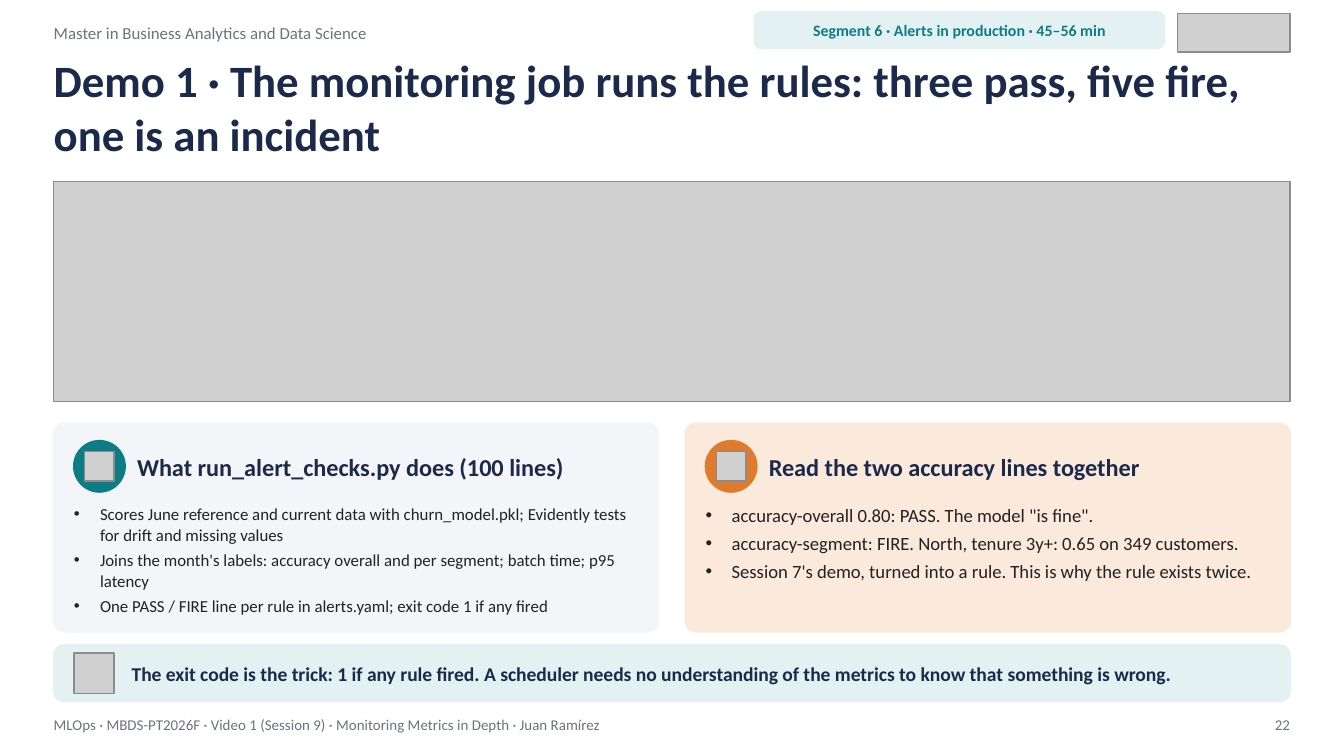
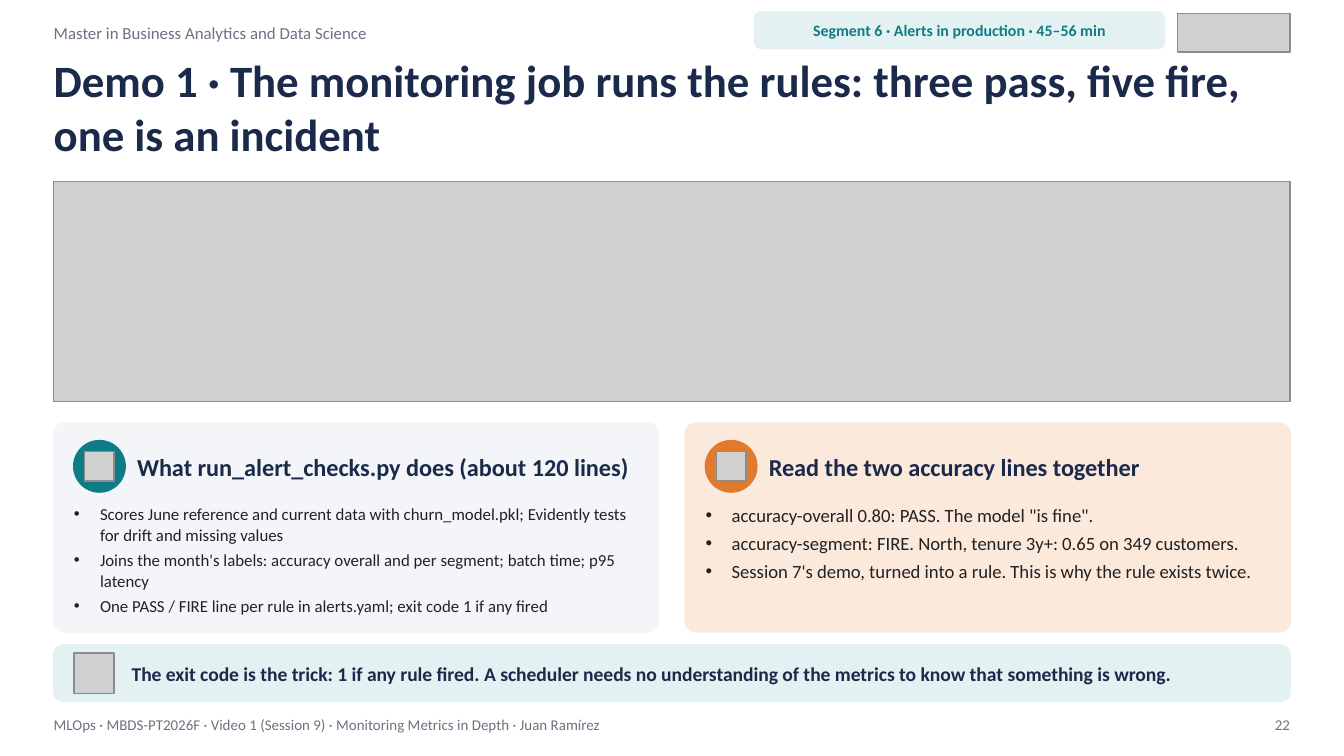
Before and after one commit to juanmaramirezgarcia/mlops-2026-27, a slide deck: slide 22 of 2026-27/S09/MLOps_S09_Video1_Monitoring_Metrics_in_Depth.pptx. Drawn at 1344x756 pixels with LibreOffice and Linux fonts; fonts in the diff are those of the drawing; grey boxes stand for pictures. Boxes give left, top, right and bottom in pixels: in the first picture for what was removed or moved away, otherwise in the second. Text is boxed around its words. In the diff, an @@ line names an element or a change of style, - is before the commit and + after.

```diff
--- a/2026-27/S09/MLOps_S09_Video1_Monitoring_Metrics_in_Depth.pptx
+++ b/2026-27/S09/MLOps_S09_Video1_Monitoring_Metrics_in_Depth.pptx
@@ text at (x1=137, y1=458, x2=628, y2=480): text changed @@
-What run_alert_checks.py does (100 lines)
+What run_alert_checks.py does (about 120 lines)
```
Also in this commit, not shown: 7 other slides changed, 17 other files.
